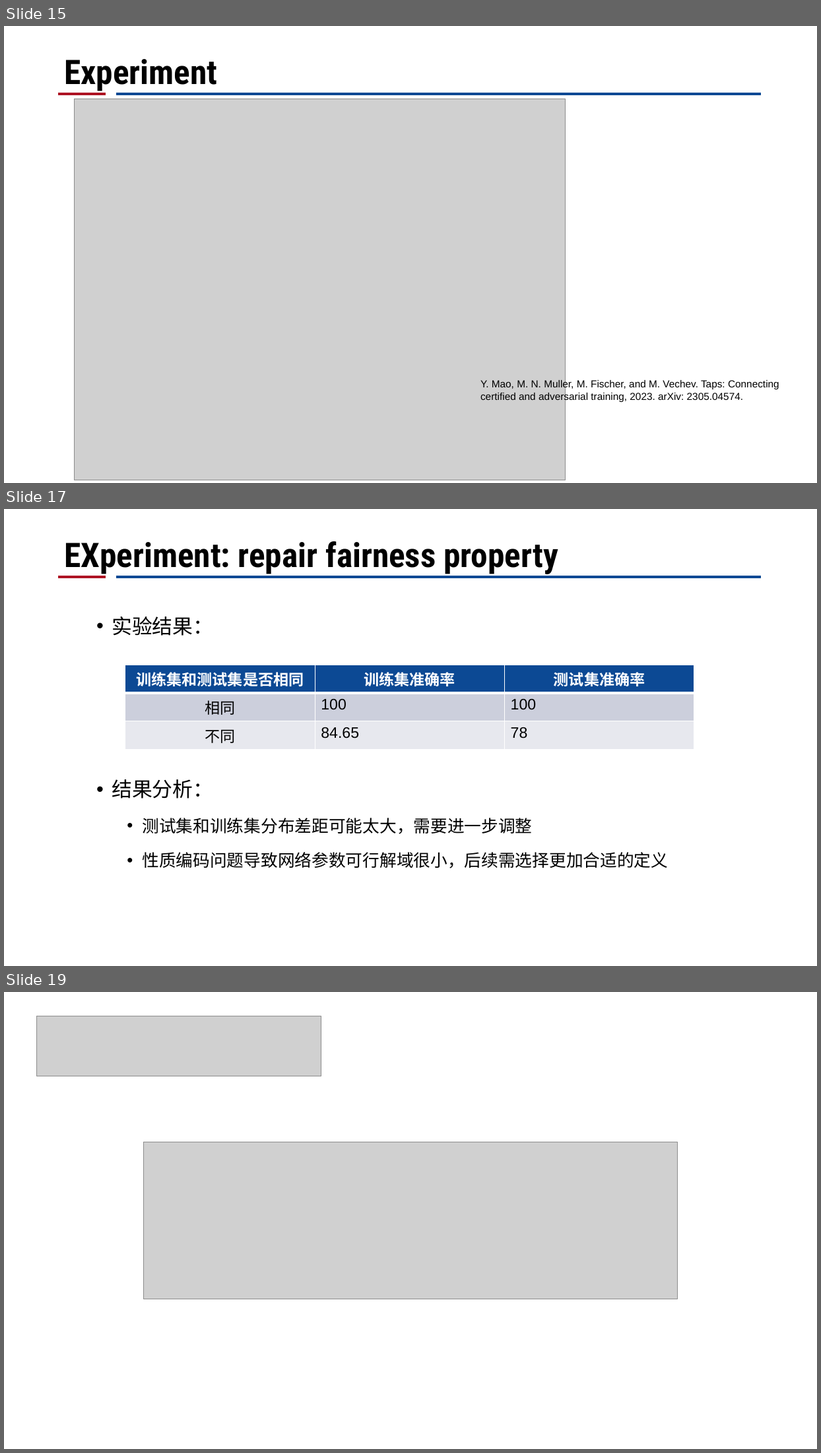
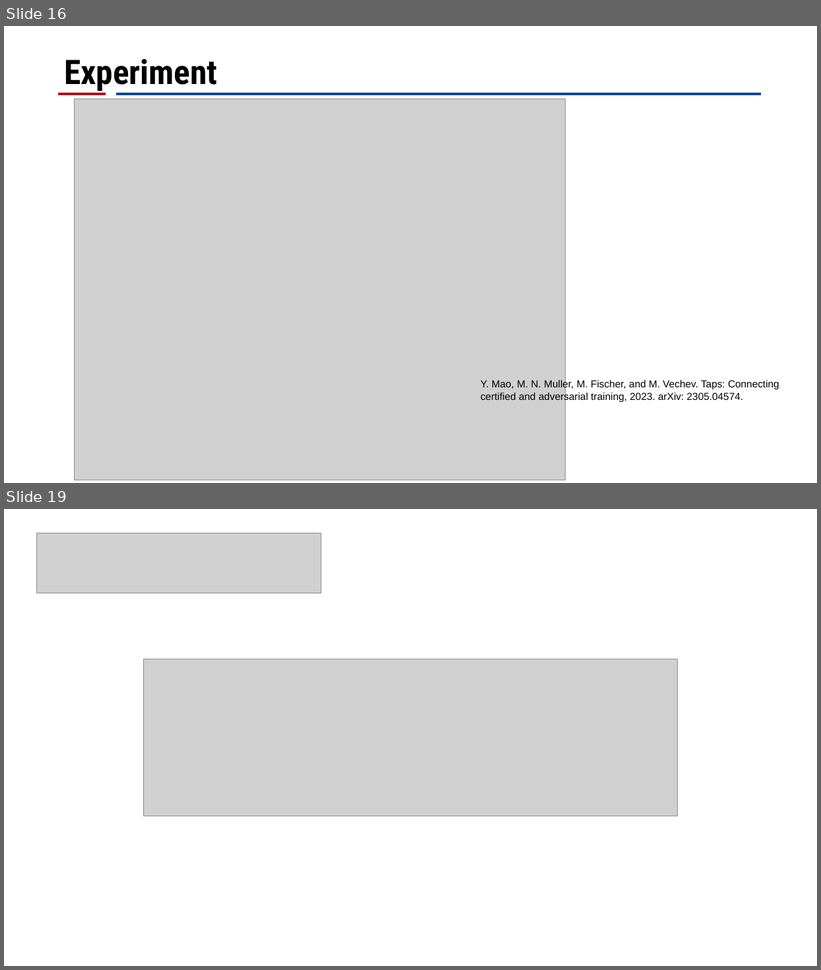
Before and after one commit to CRhapsody/Presentation_Slides, a slide deck: certified defense.pptx. Shown one above the other, each under a label of ours: slides 15, 17 and 19 before the commit, slides 16 and 19 after it; the slides between them are not shown. The pictures are 821x1453 and 821x970 pixels, drawn with LibreOffice and Linux fonts; fonts in the diff are those of the drawing; grey boxes stand for pictures; background and template pictures are left out. Boxes give left, top, right and bottom in pixels: in the first picture for what was removed or moved away, otherwise in the second. Text is boxed around its words. In the diff, an @@ line names an element or a change of style, - is before the commit and + after.

```diff
--- a/certified defense.pptx
+++ b/certified defense.pptx
@@ slide 17 removed at (4,509,817,966), background #FFFFFF; not listed: 2 template elements that a slide beside it also shows @@
@@ title removed at (65,541,558,574) @@
-EXperiment: repair fairness property
@@ text removed at (112,617,668,869) @@
-  • 实验结果：
-  • 结果分析：
-    • 测试集和训练集分布差距可能太大，需要进一步调整
-    • 性质编码问题导致网络参数可行解域很小，后续需选择更加合适的定义
@@ table removed at (125,665,694,746), 3 rows, 3 columns @@
-训练集和测试集是否相同 | 训练集准确率 | 测试集准确率
-相同 | 100 | 100
-不同 | 84.65 | 78
@@ what was slide 15 is now slide 16 @@
```
Also in this commit, not shown: 6 slides changed, 2 slides added, 1 other slide removed.
